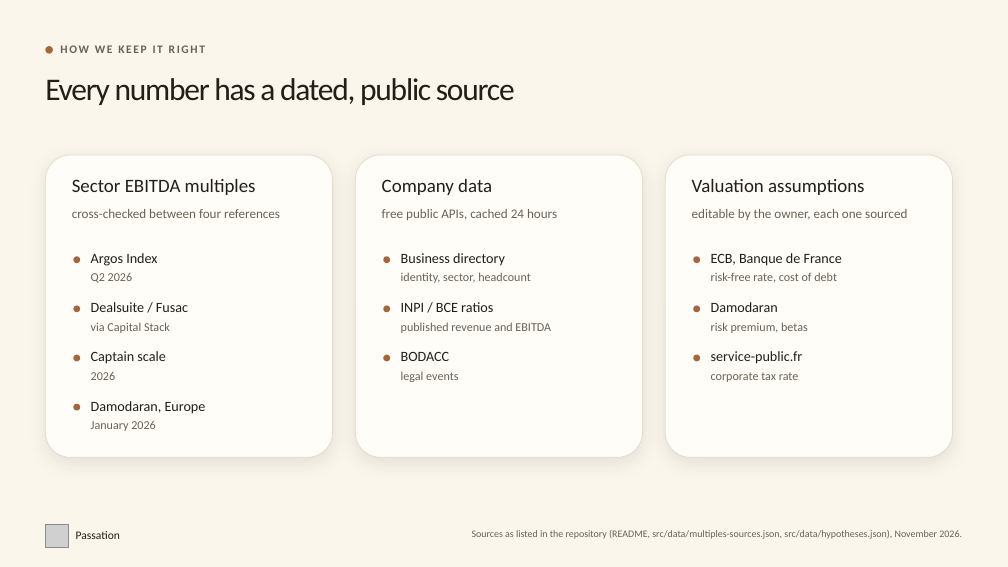
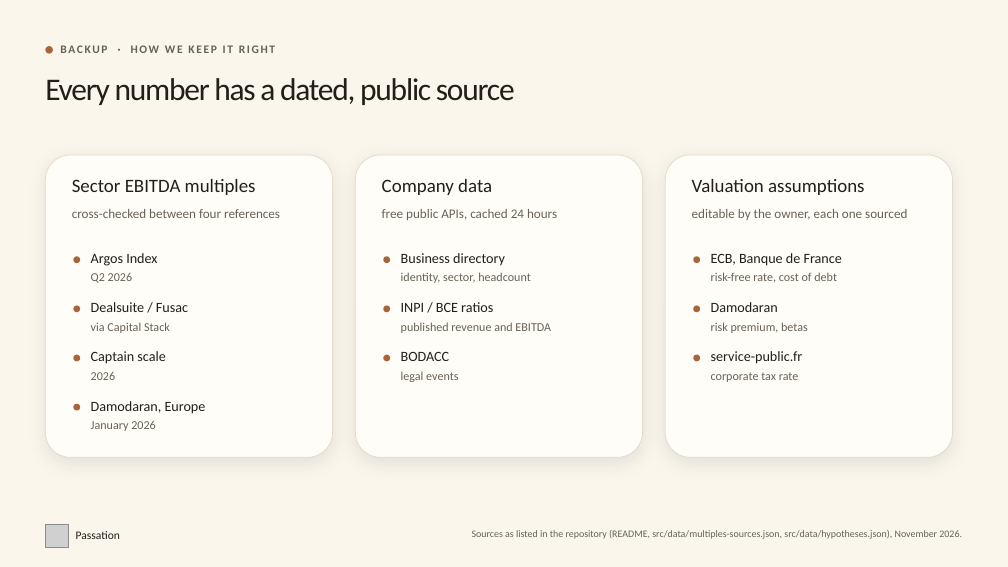
Before and after one commit to Erosfragliola/passation, a slide deck: slide 15 of docs/livrables/presentation.pptx (slide 6 before the commit). Drawn at 1008x567 pixels with LibreOffice and Linux fonts; fonts in the diff are those of the drawing; grey boxes stand for pictures. Boxes give left, top, right and bottom in pixels: in the first picture for what was removed or moved away, otherwise in the second. Text is boxed around its words. In the diff, an @@ line names an element or a change of style, - is before the commit and + after.

```diff
--- a/docs/livrables/presentation.pptx
+++ b/docs/livrables/presentation.pptx
@@ text at <box>60,45,275,53</box>: text changed @@
-HOW WE KEEP IT RIGHT
+BACKUP · HOW WE KEEP IT RIGHT
```
Also in this commit, not shown: 5 other slides changed, 1 slide added, 4 other files.
